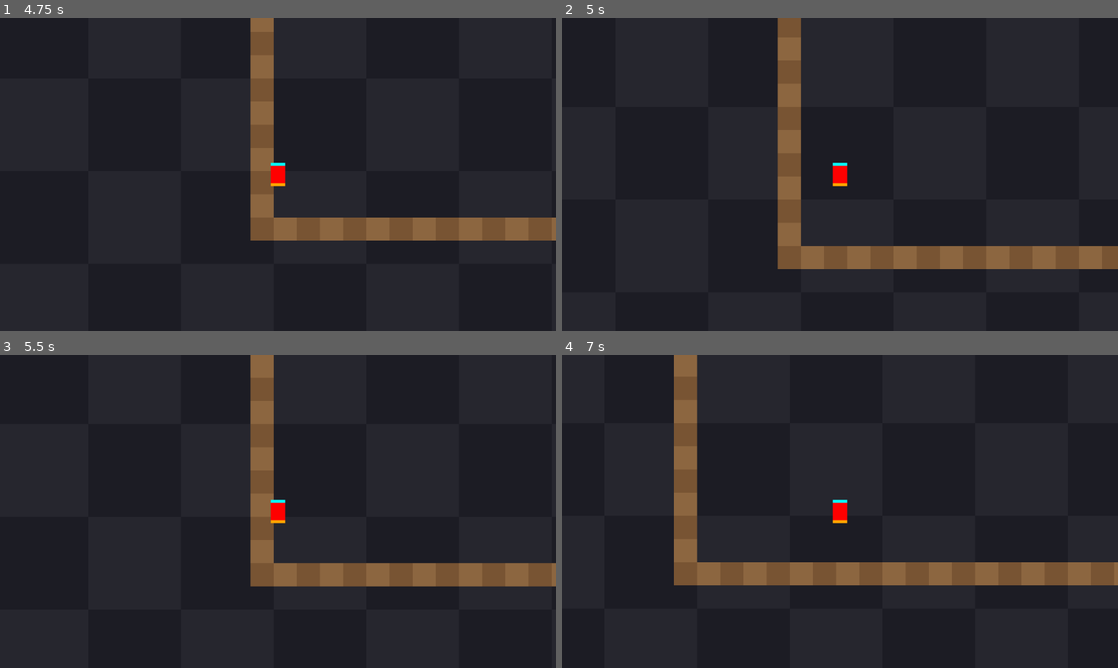
Above: before the commit, frames 1-4 (two rows, left to right).
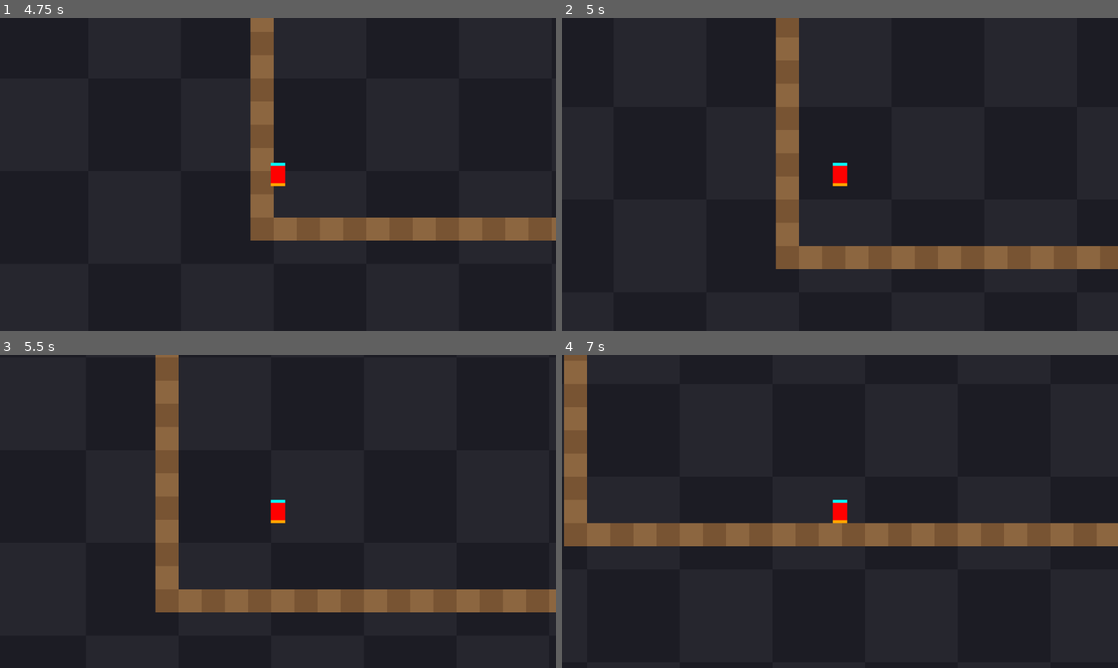
Above: after the commit, the same moments.

Repository: aidanmahl/ascent
Game: Godot game, scene res://scenes/main.tscn
Two runs of this game, one before a commit and one after it. Both use one fixed random seed, a clock stepped at 60 frames per second and the inputs below.
Inputs (mouse positions are in pixels of both pictures, inside the frame that each line leads up to):
- Up to frame 1 (4.75 s): tap Enter at 0.5 s; hold D (move_right) 0.53-1.28 s; tap Space (jump) at 0.6, 0.77, 1.07, 1.52, 1.55, 1.82, 2.3, 3.02, 3.05, 3.32, 3.6, 3.77, 4.07, 4.52, 4.55 s; click (278, 174) at 0.67 s; move the mouse to (166, 190) at 1.27 s; hold A (move_left) 1.28-2.03 s; tap Shift (dash) at 1.35, 4.35 s; move the mouse to (333, 105) at 2.02 s; hold S (look_down) 2.03-2.78 s; hold D (move_right) 2.03-3.53 s; move the mouse to (250, 237) at 2.77 s; tap W (look_up) at 2.85 s; click (250, 237) at 2.92 s; move the mouse to (444, 221) at 3.52 s; hold A (move_left) from 3.53 s (still down); move the mouse to (111, 127) at 4.27 s
- Up to frame 2 (5 s): keep holding A (move_left); tap Space (jump) at 4.82 s
- Up to frame 3 (5.5 s): keep holding A (move_left); move the mouse to (305, 511) at 5.02 s; hold S (look_down) from 5.03 s (still down); click (305, 511) at 5.17 s; tap Space (jump) at 5.3 s
- Up to frame 4 (7 s): move the mouse to (756, 433) at 5.77 s; release A (move_left) at 5.78 s; release S (look_down) at 5.78 s; hold D (move_right) from 5.78 s (still down); tap W (look_up) at 5.85 s; tap Space (jump) at 6.02, 6.05, 6.32, 6.6, 6.77 s; move the mouse to (962, 495) at 6.52 s

Frame 1 is identical in both runs. In frame 2, 0.7% of the frame differs, in the area x 38-43%, y 0-81%; in frame 3, 15%; in frame 4, 18%, in the area x 0-100%, y 0-74%.

Commit message:
Milestone 4 tuning iteration 5: soften wall-jump lockout, neutral vs away
1. Wall jump lockout no longer completely freezes velocity.x - friction
   still decays it during the hold (just not player input). Previously a
   hard freeze meant that if the player held the original into-the-wall
   direction the whole time, the instant lockout ended produced a sudden
   turnaround-multiplied reversal back toward the wall - an abrupt
   stop-then-snap-back. The exact launch frame itself is unaffected
   (identified by the lockout timer still reading its just-set max
   value), so the launch velocity is untouched the frame it fires.

2. Only actively pressing away now advances the wall_detach countdown -
   neutral (no horizontal input at all) no longer does. Previously they
   were treated the same, so a cling could only be maintained by
   continuously holding into the wall, contradicting the documented "no
   stamina meter" design intent. This is also very likely the biggest
   contributor to "wall jump away feels inconsistent" - the natural human
   transition time between releasing into and committing to away was
   quietly spending the same finite budget a deliberate wall-jump-away
   then has to fire within. That budget is no longer touched until the
   player actually commits to holding away.

tools/validate.cmd: 37/37 green (3 existing tests updated - two had
accidentally been exercising neutral input where they meant to test the
away-holding countdown, now genuinely hold away; one updated to check
friction decay instead of a frozen value). Web export rebuilt to docs/.

Co-Authored-By: Claude Sonnet 5 <noreply@anthropic.com>

Diff:
--- a/src/movement/player_movement.gd
+++ b/src/movement/player_movement.gd
@@ -52,11 +52,40 @@
 ## _apply_run, rather than inline inside _apply_gravity as before, so
 ## _apply_run can also see this frame's value instead of the previous
 ## frame's stale one (needed for the detach-grace horizontal lock).
+##
+## Milestone 4 tuning iteration 5: only actively pressing AWAY advances
+## the countdown now - neutral (no horizontal input at all) freezes it
+## wherever it is instead. Previously neutral and away were treated the
+## same, so simply letting go (not necessarily trying to leave) silently
+## spent the same finite budget as deliberately backing off, and a wall
+## cling could only persist by continuously holding into the wall - it
+## couldn't be held with no input, contradicting the documented "no
+## stamina meter, wall hold is time-limited by the cling window" intent.
+## This also gives the moment between releasing "into" and committing to
+## "away" (naturally variable human reaction time) unlimited breathing
+## room instead of quietly costing frames from the same finite window a
+## deliberate wall-jump-away then has to fire within - likely the biggest
+## contributor to that feeling inconsistent.
 static func _update_wall_attachment(state: MovementState, config: MovementConfig) -> void:
 	var pressing_into := _is_pressing_into_wall(state)
 	var wall_detach: int = state.timers.get("wall_detach", config.wall_detach_grace + 1)
-	wall_detach = 0 if pressing_into else (wall_detach + 1)
+	if pressing_into:
+		wall_detach = 0
+	elif _is_pressing_away_from_wall(state):
+		wall_detach += 1
 	state.timers["wall_detach"] = wall_detach
+
+## Uses last_wall_side rather than on_wall_left/right directly, same
+## reasoning as _fire_wall_jump: on_wall_* reads true only while actively
+## colliding into the wall, which stops being true the instant input lets
+## go (see TileCollision) - by the time this matters (input isn't
+## "into"), on_wall_* has typically already gone false regardless of
+## whether the player is now pressing away or truly neutral.
+static func _is_pressing_away_from_wall(state: MovementState) -> bool:
+	var wall_side := _current_wall_side(state)
+	if wall_side == 0.0:
+		return false
+	return state.move_right if wall_side < 0.0 else state.move_left
 
 ## Jump decision reads timers BEFORE this frame's refresh, so the exact
 ## frame counts in SPEC.md section 10 (coyote: succeeds at 5 frames after
@@ -185,10 +214,23 @@
 ## into the wall right now, which isn't the grace window (that's just
 ## normal cling) - only 1..wall_detach_grace counts.
 static func _apply_run(state: MovementState, config: MovementConfig) -> void:
-	# The wall jump's imparted velocity.x is meant to carry through
-	# un-fought for wall_jump_lockout_frames - this timer was already
-	# refreshed by _apply_jump earlier this same frame.
-	if state.timers.get("wall_jump_lockout", 0) > 0:
+	# The wall jump's imparted velocity.x carries through un-fought (no
+	# input authority) for wall_jump_lockout_frames - this timer was
+	# already refreshed by _apply_jump earlier this same frame. Friction
+	# (not input) still applies during the HOLD portion of lockout,
+	# though (but not the exact frame the jump just fired, identified by
+	# the timer still reading its just-set max value - the launch value
+	# itself must come through untouched that frame): a hard freeze
+	# followed by an instant, potentially turnaround-multiplied reversal
+	# (if the player held the original into-direction the whole time)
+	# read as an abrupt stop-then-snap-back. Letting friction decay it a
+	# little first softens that transition without granting any input
+	# authority during the window.
+	var wall_jump_lockout: int = state.timers.get("wall_jump_lockout", 0)
+	if wall_jump_lockout > 0:
+		if wall_jump_lockout < config.wall_jump_lockout_frames:
+			var lockout_friction := config.ground_friction if state.on_floor else config.air_friction
+			state.velocity.x = move_toward(state.velocity.x, 0.0, lockout_friction)
 		return
 
 	var wall_detach: int = state.timers.get("wall_detach", config.wall_detach_grace + 1)
--- a/tests/run_tests.gd
+++ b/tests/run_tests.gd
@@ -55,6 +55,7 @@
 	runner.register("wall_cling_preserves_slow_entry_uncapped", _test_wall_cling_preserves_slow_entry_uncapped)
 	runner.register("ground_jump_into_wall_does_not_overshoot_height", _test_ground_jump_into_wall_does_not_overshoot_height)
 	runner.register("wall_detach_grace_keeps_cling_attached", _test_wall_detach_grace_keeps_cling_attached)
+	runner.register("wall_cling_persists_indefinitely_on_neutral", _test_wall_cling_persists_indefinitely_on_neutral)
 	runner.register("wall_coyote_time_allows_late_wall_jump", _test_wall_coyote_time_allows_late_wall_jump)
 	runner.register("wall_detach_grace_locks_horizontal_movement", _test_wall_detach_grace_locks_horizontal_movement)
 	runner.register("wall_jump_during_late_grace_does_not_burn_double_jump", _test_wall_jump_during_late_grace_does_not_burn_double_jump)
@@ -301,6 +302,13 @@
 ## wall_jump_lockout_frames (8) covers frames 0..7 inclusive - the launch
 ## frame counts as the first locked frame, since the timer is refreshed
 ## before _apply_run reads it that same frame.
+##
+## Milestone 4 tuning iteration 5: lockout no longer freezes vx outright -
+## friction still decays it (just not player input), so the eventual
+## input-driven reversal isn't a sudden snap from a dead-flat hold. Checks
+## the exact friction-decay curve during lockout instead of an unchanging
+## value, then confirms real (turnaround-boosted, since still opposing)
+## acceleration takes over once lockout expires.
 func _test_wall_jump_lockout() -> String:
 	var config := _default_config()
 	var state := MovementState.new()
@@ -316,12 +324,14 @@
 	if failure != "":
 		return failure
 
+	var expected := launched_vx
 	for i in range(1, 8):
-		failure = Expect.approx(history[i].velocity.x, launched_vx, "vx during wall jump lockout at frame %d should stay locked at the launch value" % i)
+		expected = move_toward(expected, 0.0, config.air_friction)
+		failure = Expect.approx(history[i].velocity.x, expected, "vx during wall jump lockout at frame %d should decay via friction, not stay frozen or respond to input" % i)
 		if failure != "":
 			return failure
 
-	return Expect.is_true(history[8].velocity.x < launched_vx, "vx at frame 8 (lockout expired) should respond to the held opposing input")
+	return Expect.is_true(history[8].velocity.x < expected, "vx at frame 8 (lockout expired) should respond to the held opposing input, decreasing further than friction alone would")
 
 ## First wall_cling_frames (13) frames of contact: velocity.y untouched by
 ## gravity (SPEC.md section 4 "zero gravity", taken literally - not a
@@ -803,6 +813,12 @@
 ## held at 0 while the cling budget lasts, capped at
 ## wall_slide_max_fall_speed for the rest of grace (still attached, just
 ## past the zero-gravity portion), then uncapped once grace fully expires.
+##
+## Milestone 4 tuning iteration 5: this specifically holds AWAY (not
+## neutral) during release, since neutral no longer advances the detach
+## countdown at all (see _test_wall_cling_persists_indefinitely_on_neutral
+## below) - this test is about the finite countdown that still applies
+## when the player is actually backing off.
 func _test_wall_detach_grace_keeps_cling_attached() -> String:
 	var config := _default_config()
 	var state := MovementState.new()
@@ -812,7 +828,7 @@
 		{"on_wall_left": true, "move_left": true},
 	]
 	for i in range(config.wall_detach_grace):
-		frames.append({"on_wall_left": false, "move_left": false})
+		frames.append({"on_wall_left": false, "move_left": false, "move_right": true})
 
 	var history := InputPlayback.run(state, config, frames, PlayerMovement.process)
 
@@ -831,9 +847,28 @@
 
 	var past_grace_frames: Array[Dictionary] = []
 	for j in range(20):
-		past_grace_frames.append({"on_wall_left": false, "move_left": false})
+		past_grace_frames.append({"on_wall_left": false, "move_left": false, "move_right": true})
 	var post_history := InputPlayback.run(state, config, past_grace_frames, PlayerMovement.process)
-	return Expect.is_true(post_history[-1].velocity.y > config.wall_slide_max_fall_speed + 0.001, "vy well after grace has fully expired should exceed the wall-slide cap - no longer attached")
+	return Expect.is_true(post_history[-1].velocity.y > config.wall_slide_max_fall_speed + 0.001, "vy well after grace has fully expired (holding away the whole time) should exceed the wall-slide cap - no longer attached")
+
+## Milestone 4 tuning iteration 5: neutral (no horizontal input at all)
+## must NOT advance the detach countdown - only actively pressing away
+## does. Holds the wall, then goes fully neutral for far longer than
+## wall_detach_grace would normally allow, and confirms the player is
+## still attached (wall-slide-capped, not free-falling) indefinitely -
+## matches the documented "no stamina meter" design intent, which
+## previously only held true while continuously pressing into the wall.
+func _test_wall_cling_persists_indefinitely_on_neutral() -> String:
+	var config := _default_config()
+	var state := MovementState.new()
+
+	var frames: Array[Dictionary] = [{"on_wall_left": true, "move_left": true}]
+	for i in range(config.wall_detach_grace * 3):
+		frames.append({"on_wall_left": false, "move_left": false})
+
+	var history := InputPlayback.run(state, config, frames, PlayerMovement.process)
+
+	return Expect.is_true(history[-1].velocity.y <= config.wall_slide_max_fall_speed + 0.001, "vy should stay capped at wall_slide_max_fall_speed indefinitely under neutral input, well beyond what wall_detach_grace alone would allow")
 
 ## Milestone 4 tuning iteration 1, bug 4 (part 2): a wall jump used to
 ## require actually touching the wall the exact frame jump is pressed.
@@ -859,7 +894,10 @@
 
 ## call index 0 = last frame actually touching the wall. call index
 ## (frames_after_losing_contact + 1) is where the press lands, mirroring
-## _run_coyote_scenario's indexing for the ground coyote test.
+## _run_coyote_scenario's indexing for the ground coyote test. Holds AWAY
+## (not neutral) after losing contact - milestone 4 tuning iteration 5
+## made neutral no longer advance the detach countdown at all, so this
+## needs genuine away-holding to test the countdown actually expiring.
 func _run_wall_coyote_scenario(config: MovementConfig, frames_after_losing_contact: int) -> float:
 	var state := MovementState.new()
 	var press_at_call := frames_after_losing_contact + 1
@@ -867,7 +905,7 @@
 
 	var base: Array[Dictionary] = [{"on_wall_left": true, "move_left": true}]
 	for i in range(total_frames - 1):
-		base.append({"on_wall_left": false, "move_left": false})
+		base.append({"on_wall_left": false, "move_left": false, "move_right": true})
 
 	var jump_pulse := InputPlayback.pulse("jump_pressed", press_at_call, total_frames)
 	var frames := InputPlayback.merge(base, jump_pulse)
Not shown, changed: SPECS.md
Not shown, changed: docs/index.html
Not shown, changed: docs/index.pck
